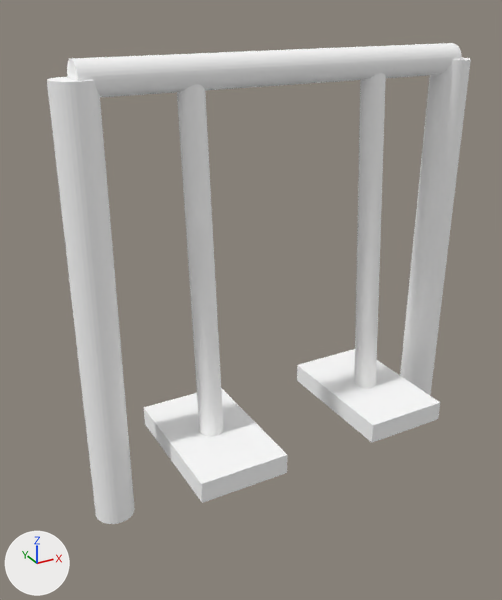
One commit to the glTF model godot/models/fitness_air_walker.glb: the scene before it, then after it.
Rendered twice from a 50 mm camera at (-1.15, -1.86, 1.6) aimed at (-0.1, 0.04, 0.65). The lights are fixed; the arrows at lower left show +X, +Y and +Z. The first picture is the older version. Where no turn or scale is listed for an object, it has been applied to the vertices. Vertices at exactly the same position are counted once.

Names of what the first picture shows: 'crossbar', 'footplate', 'footplate.001', 'swing_arm', 'swing_arm.001', 'upright', 'upright.001'.
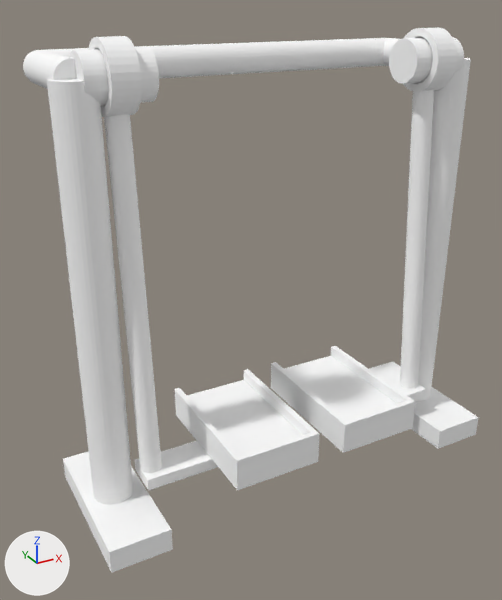
Where the newer file only moved an object's origin or applied its transform, the numbers keep the older frame.

What differs and where, as boxes (x1, y1, x2, y2) in the pictures (502 x 600 px):
'swing_arm', reshaped (26% wider)
    before: (177, 84, 223, 437)
    after: (104, 114, 162, 473)
'crossbar', moved
    before: (67, 43, 462, 97)
    after: (43, 38, 386, 78)
'swing_arm.001', reshaped (6% wider)
    before: (354, 73, 386, 388)
    after: (400, 90, 434, 389)
'footplate', moved
    before: (144, 388, 287, 503)
    after: (175, 380, 319, 490)
'footplate.001', moved
    before: (297, 349, 440, 442)
    after: (271, 356, 414, 453)
'base', added
    after: (63, 451, 173, 573)
'base.001', added
    after: (369, 362, 478, 449)
'swing_axis_ring', added
    after: (88, 36, 142, 117)
'pivot_bearing', added
    after: (70, 47, 159, 105)
'cantilever_left', added
    after: (135, 441, 218, 490)
'pivot_bearing.001', added
    after: (389, 37, 464, 83)
'swing_axis_ring.001', added
    after: (403, 27, 457, 92)
'handle_support', added
    after: (23, 50, 77, 89)
'rim_right', added
    after: (271, 362, 350, 435)
'rim_left', added
    after: (175, 388, 243, 472)
'rim_left.001', added
    after: (244, 369, 320, 446)
'rim_right.001', added
    after: (331, 346, 415, 413)
'heel_stop_left', added
    after: (240, 432, 314, 470)
'heel_stop_right', added
    after: (346, 401, 411, 434)
'cantilever_right', added
    after: (387, 378, 426, 401)
'handle_support.001', added (mostly hidden)
    after: (383, 38, 400, 66)
part 1 of me_swing_arm, deleted
    before: (177, 84, 223, 437)
part 2 of me_swing_arm, added
    after: (104, 114, 162, 473)
part 3 of me_swing_arm_001, deleted
    before: (354, 73, 386, 388)
part 4 of me_swing_arm_001, added
    after: (400, 90, 434, 389)

What changed in the scene script:
```text
Change me_swing_arm:
    remove me_swing_arm.from_pydata(...)  # 64 vertices, 124 faces; spans x -0.04..0.04, y -0.08..0.08, z -0.578..0.578
    add me_swing_arm.from_pydata(...)  # 64 vertices, 124 faces; spans x -0.255..-0.185, y -0.075..0.075, z -0.652..0.492
    me_swing_arm part 1: 64 vertices removed from x -0.04..0.04, y -0.08..0.08, z -0.578..0.578
    me_swing_arm part 2: 64 vertices added at x -0.255..-0.185, y -0.075..0.075, z -0.652..0.492
Change me_swing_arm_001:
    remove me_swing_arm_001.from_pydata(...)  # 64 vertices, 124 faces; spans x -0.04..0.04, y -0.08..0.08, z -0.578..0.578
    add me_swing_arm_001.from_pydata(...)  # 64 vertices, 124 faces; spans x 0.185..0.255, y -0.075..0.075, z -0.652..0.492
    me_swing_arm_001 part 3: 64 vertices removed from x -0.04..0.04, y -0.08..0.08, z -0.578..0.578
    me_swing_arm_001 part 4: 64 vertices added at x 0.185..0.255, y -0.075..0.075, z -0.652..0.492
Change ob_crossbar:
    ob_crossbar.location: (0.0, 0.0, 1.4) -> (0.0, 0.35, 1.4)
Change ob_footplate:
    add ob_footplate.parent = ob_pedalleft
    ob_footplate.location: (-0.32, -0.08, 0.23) -> (0.34, -0.08, -1.17)
Change ob_footplate_001:
    add ob_footplate_001.parent = ob_pedalright
    ob_footplate_001.location: (0.32, -0.08, 0.23) -> (-0.34, -0.08, -1.17)
Add ob_pedalright:
    ob_pedalright = bpy.data.objects.new('PedalRight', None)
    ob_pedalright.location = (0.54, 0.0, 1.4)
Add ob_pedalleft:
    ob_pedalleft = bpy.data.objects.new('PedalLeft', None)
    ob_pedalleft.location = (-0.54, 0.0, 1.4)
Add ob_swing_axis_ring_001:
    ob_swing_axis_ring_001 = bpy.data.objects.new('swing_axis_ring.001', me_swing_axis_ring_001)  # 128 vertices, 256 faces; spans x 0.5..0.58, y -0.1..0.1, z 1.3..1.5; in mat_metal (white #ffffff)
    ob_swing_axis_ring_001.location = (0.0, 0.0, 0.0)
Add ob_heel_stop_right:
    ob_heel_stop_right = bpy.data.objects.new('heel_stop_right', me_heel_stop_right)  # a box spanning x -0.13..0.13, y -0.01..0.01, z -0.02..0.02; in mat_metal (white #ffffff)
    ob_heel_stop_right.location = (0.2, -0.31, 0.285)
Add ob_rim_right_001:
    ob_rim_right_001 = bpy.data.objects.new('rim_right.001', me_rim_right_001)  # a box spanning x -0.01..0.01, y -0.24..0.24, z -0.02..0.02; in mat_metal (white #ffffff)
    ob_rim_right_001.location = (0.34, -0.08, 0.285)
Add ob_rim_right:
    ob_rim_right = bpy.data.objects.new('rim_right', me_rim_right_001.copy())
    ob_rim_right.location = (0.06, -0.08, 0.285)
Add ob_cantilever_right:
    ob_cantilever_right = bpy.data.objects.new('cantilever_right', me_cantilever_right)  # a box spanning x -0.205..0.205, y -0.06..0.06, z -0.02..0.02; in mat_metal (white #ffffff)
    ob_cantilever_right.location = (0.37, -0.08, 0.175)
Add ob_swing_axis_ring:
    ob_swing_axis_ring = bpy.data.objects.new('swing_axis_ring', me_swing_axis_ring)  # 128 vertices, 256 faces; spans x -0.58..-0.5, y -0.1..0.1, z 1.3..1.5; in mat_metal (white #ffffff)
    ob_swing_axis_ring.location = (0.0, 0.0, 0.0)
Add ob_heel_stop_left:
    ob_heel_stop_left = bpy.data.objects.new('heel_stop_left', me_heel_stop_right.copy())
    ob_heel_stop_left.location = (-0.2, -0.31, 0.285)
Add ob_rim_left_001:
    ob_rim_left_001 = bpy.data.objects.new('rim_left.001', me_rim_right_001.copy())
    ob_rim_left_001.location = (-0.06, -0.08, 0.285)
Add ob_rim_left:
    ob_rim_left = bpy.data.objects.new('rim_left', me_rim_right_001.copy())
    ob_rim_left.location = (-0.34, -0.08, 0.285)
Add ob_cantilever_left:
    ob_cantilever_left = bpy.data.objects.new('cantilever_left', me_cantilever_right.copy())
    ob_cantilever_left.location = (-0.37, -0.08, 0.175)
Add ob_pivot_bearing_001:
    ob_pivot_bearing_001 = bpy.data.objects.new('pivot_bearing.001', me_pivot_bearing_001)  # a 32-sided cylinder along x spanning x -0.1..0.1, y -0.07..0.07, z -0.07..0.07; in mat_metal_dark (white #ffffff)
    ob_pivot_bearing_001.location = (0.54, 0.0, 1.4)
Add ob_pivot_bearing:
    ob_pivot_bearing = bpy.data.objects.new('pivot_bearing', me_pivot_bearing_001.copy())
    ob_pivot_bearing.location = (-0.54, 0.0, 1.4)
Add ob_handle_support_001:
    ob_handle_support_001 = bpy.data.objects.new('handle_support.001', me_handle_support_001)  # a 32-sided cylinder along y spanning x -0.05..0.05, y -0.175..0.175, z -0.05..0.05; in mat_metal_dark (white #ffffff)
    ob_handle_support_001.location = (0.65, 0.175, 1.4)
Add ob_handle_support:
    ob_handle_support = bpy.data.objects.new('handle_support', me_handle_support_001.copy())
    ob_handle_support.location = (-0.65, 0.175, 1.4)
Add ob_base_001:
    ob_base_001 = bpy.data.objects.new('base.001', me_base_001)  # a box spanning x -0.1..0.1, y -0.26..0.26, z -0.04..0.04; in mat_metal_dark (white #ffffff)
    ob_base_001.location = (0.65, 0.0, 0.04)
Add ob_base:
    ob_base = bpy.data.objects.new('base', me_base_001.copy())
    ob_base.location = (-0.65, 0.0, 0.04)
```
